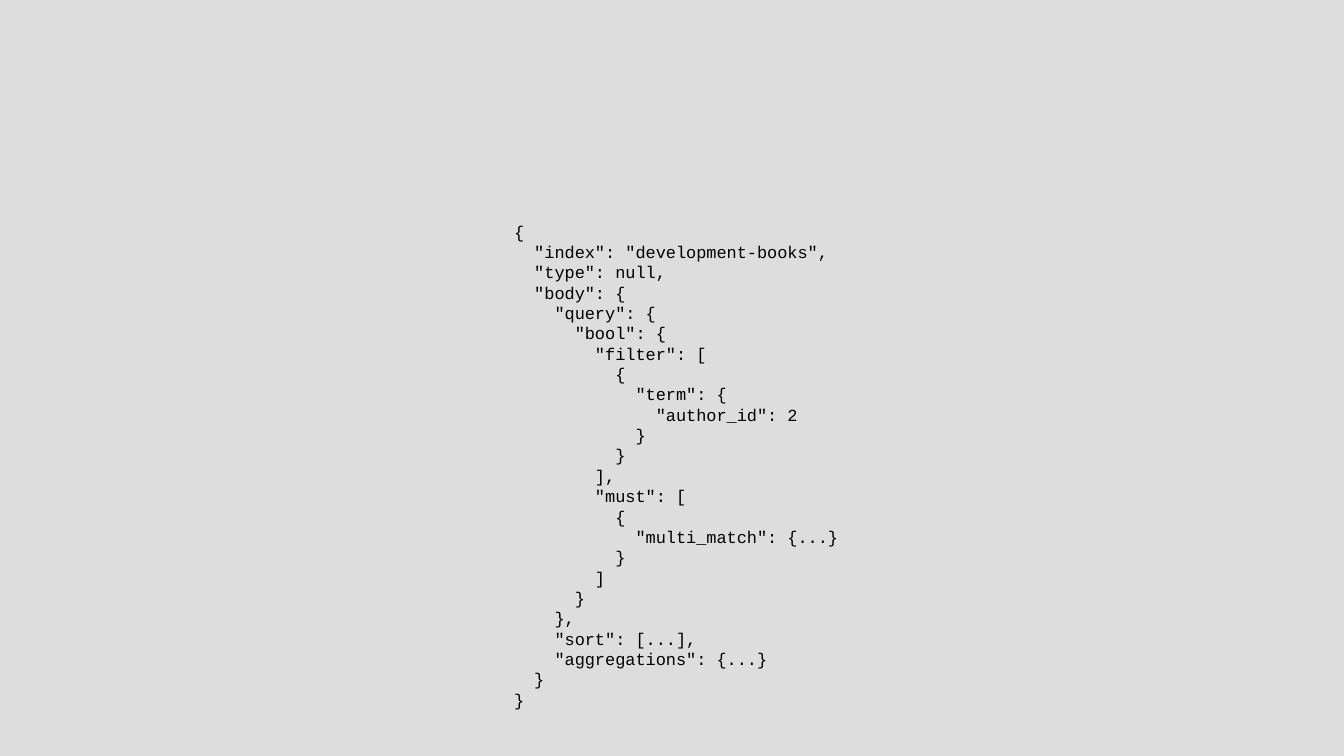
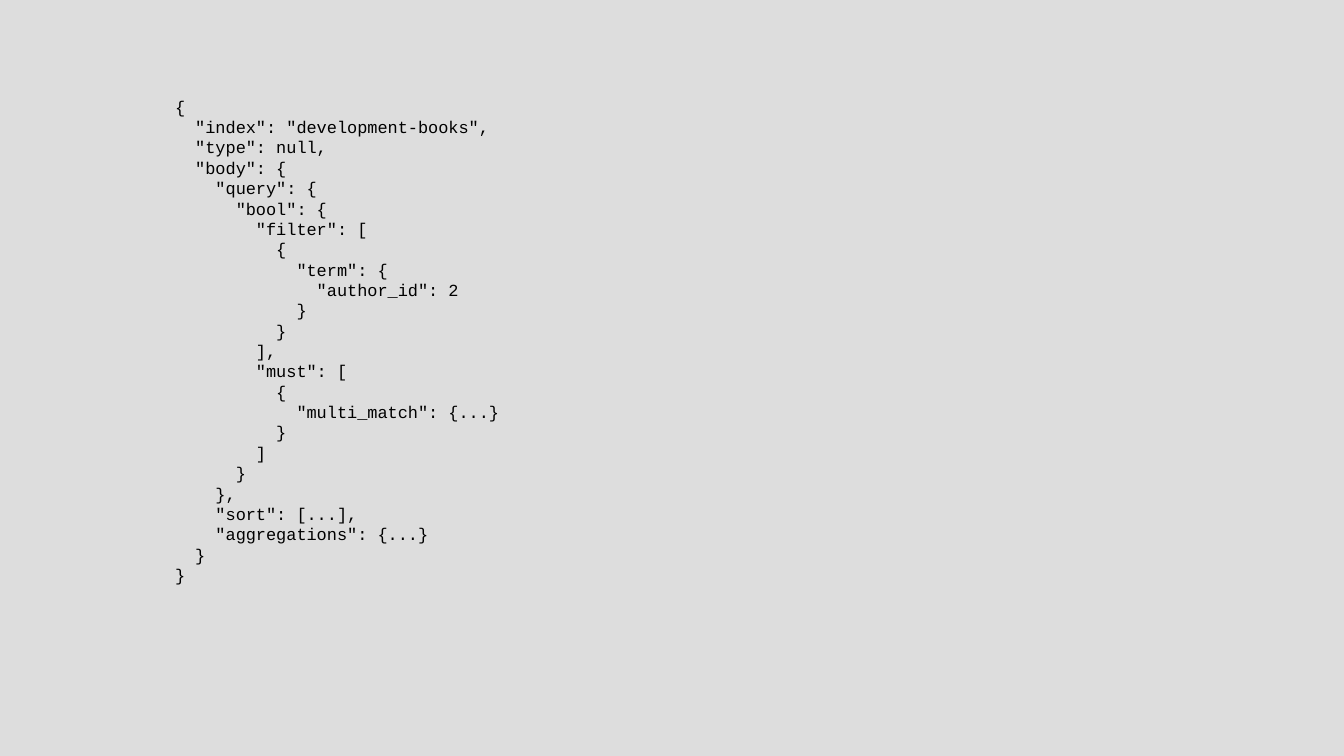
Before and after one commit to chriscressman/architecting-a-search-feature, a slide deck: slide 109 of presentation.odp. Drawn at 1344x756 pixels with LibreOffice and Linux fonts; fonts in the diff are those of the drawing. Boxes give left, top, right and bottom in pixels: in the first picture for what was removed or moved away, otherwise in the second. Text is boxed around its words. In the diff, an @@ line names an element or a change of style, - is before the commit and + after.

```diff
--- a/presentation.odp
+++ b/presentation.odp
@@ text "{": place and size @@
-text "{" at [534,245,828,669]
+text "{" at [195,121,489,544]
```
Also in this commit, not shown: 13 other slides changed, 1 slide added, 4 slides removed.
